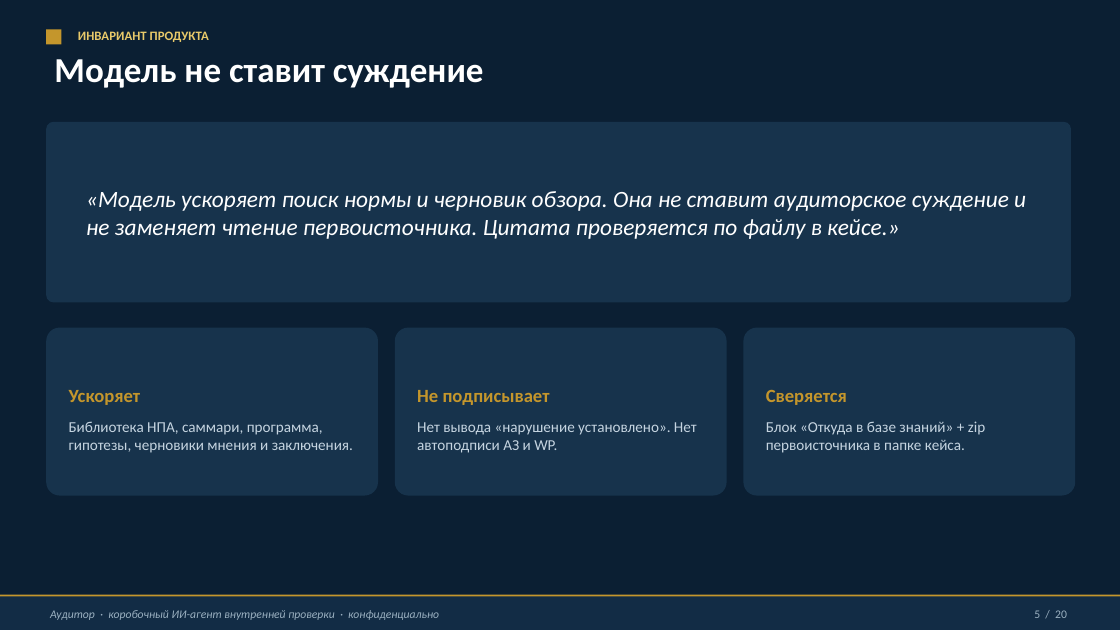
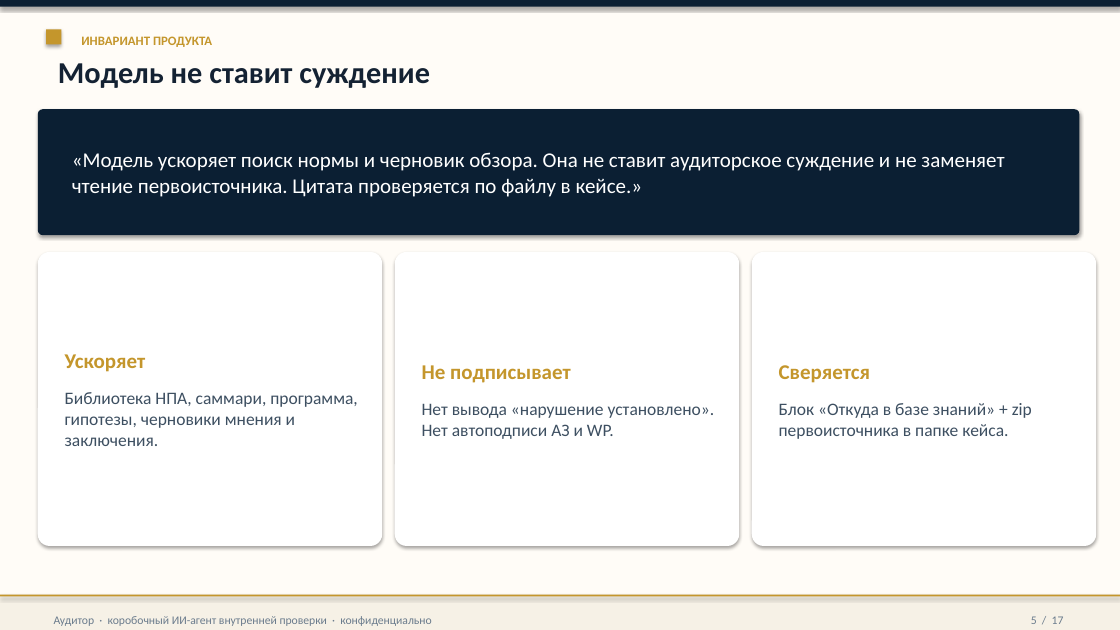
Before and after one commit to sweetd0vee/audit-tools, a slide deck: slide 5 of docs/Аудитор_ИИ-агент_презентация.pptx. Drawn at 1120x630 pixels with LibreOffice and Linux fonts; fonts in the diff are those of the drawing. Boxes give left, top, right and bottom in pixels: in the first picture for what was removed or moved away, otherwise in the second. Text is boxed around its words. In the diff, an @@ line names an element or a change of style, - is before the commit and + after.

```diff
--- a/docs/Аудитор_ИИ-агент_презентация.pptx
+++ b/docs/Аудитор_ИИ-агент_презентация.pptx
@@ rectangle at box(0, 0, 1120, 630): fill #0B1F33 to #FFFCF7; shadow on @@
@@ rectangle: place and size @@
-rectangle at box(0, 595, 1120, 630)
+rectangle at box(0, 0, 1120, 7)
@@ rectangle at box(0, 0, 1120, 7): fill #122C45 to #0B1F33; shadow on @@
@@ rectangle at box(46, 29, 61, 45): shadow on @@
@@ text "ИНВАРИАНТ ПРОДУКТА" at box(81, 36, 212, 47): text colour #E8C96A to #C4962C @@
@@ text "Модель не ставит суждение" at box(58, 63, 430, 88): size 30 to 26 pt, text colour #FFFFFF to #142233 @@
@@ rounded rectangle "«Модель ускоряет поиск нормы и ...": place and size @@
-rounded rectangle "«Модель ускоряет поиск нормы и ..." at box(46, 122, 1071, 302)
+rounded rectangle "«Модель ускоряет поиск нормы и ..." at box(38, 109, 1080, 235)
@@ rounded rectangle "«Модель ускоряет поиск нормы и ..." at box(38, 109, 1080, 235): size 20 to 18 pt, italic off; fill #17334C to #0B1F33; shadow on @@
@@ rounded rectangle "Ускоряет": place and size @@
-rounded rectangle "Ускоряет" at box(46, 328, 378, 496)
+rounded rectangle "Ускоряет" at box(38, 252, 382, 546)
@@ rounded rectangle "Ускоряет" at box(38, 252, 382, 546): size 16 to 18 pt in "Ускоряет"; size 13 to 15 pt, text colour #C5D4E0 to #3D4F61 in "Библиотека НПА, саммари, программа, гипотезы, черновики мнен ..."; more space between paragraphs; less space between paragraphs; fill #17334C to #FFFFFF; shadow on; proportions changed @@
@@ rounded rectangle "Не подписывает": place and size @@
-rounded rectangle "Не подписывает" at box(395, 328, 727, 496)
+rounded rectangle "Не подписывает" at box(395, 252, 739, 546)
@@ rounded rectangle "Не подписывает" at box(395, 252, 739, 546): size 16 to 18 pt in "Не подписывает"; size 13 to 15 pt, text colour #C5D4E0 to #3D4F61 in "Нет вывода «нарушение установлено». Нет автоподписи АЗ ..."; more space between paragraphs; less space between paragraphs; fill #17334C to #FFFFFF; shadow on; proportions changed @@
@@ rounded rectangle "Сверяется": place and size @@
-rounded rectangle "Сверяется" at box(744, 328, 1075, 496)
+rounded rectangle "Сверяется" at box(752, 252, 1096, 546)
@@ rounded rectangle "Сверяется" at box(752, 252, 1096, 546): size 16 to 18 pt in "Сверяется"; size 13 to 15 pt, text colour #C5D4E0 to #3D4F61 in "Блок «Откуда в базе знаний» + zip ..."; more space between paragraphs; less space between paragraphs; fill #17334C to #FFFFFF; shadow on; proportions changed @@
@@ rectangle: place and size @@
-rectangle at box(0, 595, 1120, 597)
+rectangle at box(0, 595, 1120, 630)
@@ rectangle at box(0, 595, 1120, 630): fill #C4962C to #F6F1E6; shadow on @@
@@ rectangle added at box(0, 595, 1120, 597), fill #C4962C @@
@@ text "Аудитор · коробочный ИИ-агент внутренней ..." at box(54, 616, 431, 626): text colour #9AB0C0 to #6B7C8D, italic off @@
@@ text at box(1031, 616, 1064, 624): text changed; text colour #9AB0C0 to #6B7C8D @@
-5 / 20
+5 / 17
```
Also in this commit, not shown: 14 other slides changed, 2 slides added, 5 slides removed, 4 other files.
